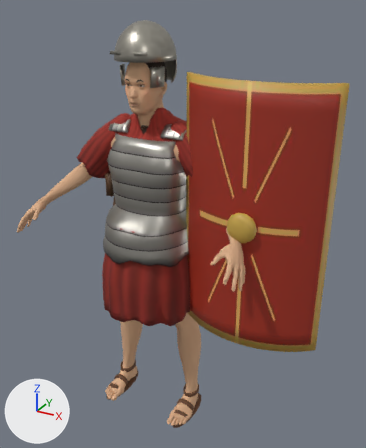
One commit to the glTF model modelos/personaje_legionario_alta.glb: the scene before it, then after it.
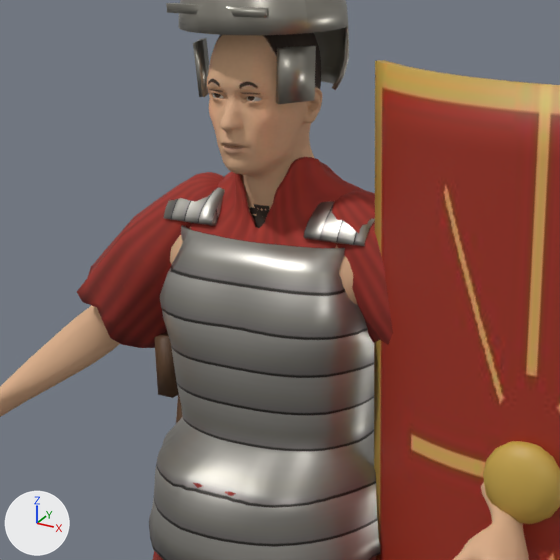
Each version is shown whole from a 50 mm camera at (1.121, -1.745, 1.87) aimed at (0.149, 0.023, 0.987), then close up on the part from 13% to 70% of the width and 11% to 57% of the height. Lighting does not change. The marker at lower left points along +X, +Y and +Z. The first two pictures are the older version. Vertices at exactly the same position are counted once.

Names of what the first close-up shows: 'galea', 'gladius', 'hombrera_hierro', 'hombrera_hierro.001', 'legionario_cabeza', 'legionario_cuerpo', 'lorica', 'manga.008', 'manga.009', 'scutum', 'tunica.002' and 1 more.
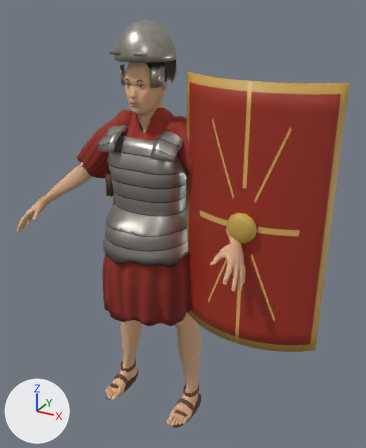
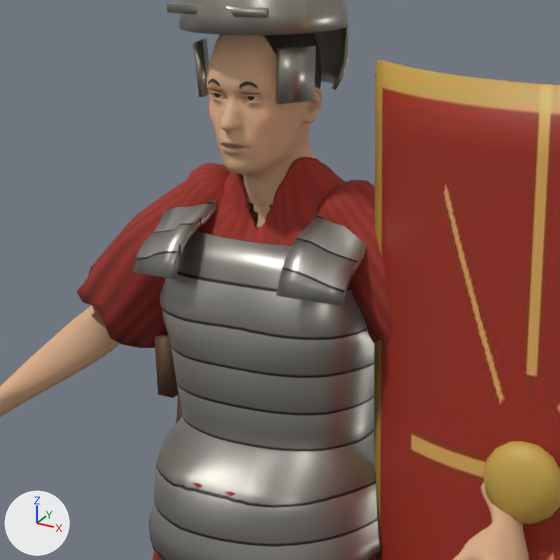
Pixel boxes [x1, y1, x2, y2] of what changed, in the close-ups (560 x 560 px; the box of a moved part takes in the faces that stretch with it):
'manga.009', reshaped
    before: [77, 172, 225, 348]
    after: [77, 163, 251, 348]
'hombrera_hierro', reshaped
    before: [304, 201, 375, 246]
    after: [276, 213, 367, 307]
'manga.008', reshaped
    before: [332, 190, 393, 345]
    after: [316, 179, 393, 345]
'hombrera_hierro.001', reshaped
    before: [163, 187, 225, 226]
    after: [133, 200, 258, 280]
part 3 of me_legionario_cabeza, cut back
    before: [207, 48, 321, 228]
    after: [207, 48, 321, 206]
part 4 of me_legionario_cuerpo, deleted (mostly hidden)
    before: [93, 157, 357, 328]
part 5 of me_manga_008, moved or reshaped
    before: [332, 190, 375, 223]
    after: [316, 179, 375, 226]
part 6 of me_manga_009, moved or reshaped
    before: [182, 172, 225, 202]
    after: [182, 163, 251, 211]

Patch to the scene script:
```diff
--- a/modelos/personaje_legionario_alta.glb.py
+++ b/modelos/personaje_legionario_alta.glb.py
@@ me_hombrera_hierro @@
-me_hombrera_hierro.from_pydata(...)  # 150 vertices, 296 faces; spans x 0.0805..0.187, y -0.0441..0.0576, z 1.3669..1.4254
+me_hombrera_hierro.from_pydata(...)  # 150 vertices, 296 faces; spans x 0.0879..0.1917, y -0.1389..0.1526, z 1.2985..1.4225
+# me_hombrera_hierro part 1: 150 of 150 vertices moved; they spanned x 0.0805..0.187, y -0.0441..0.0576, z 1.3669..1.4254 and now span x 0.0879..0.1917, y -0.1389..0.1526, z 1.2985..1.4225; mean shift (0.0064, 0.0003, -0.0302)
 me_hombrera_hierro.materials.append(mat_lorica)
@@ me_hombrera_hierro_001 @@
-me_hombrera_hierro_001.from_pydata(...)  # 150 vertices, 296 faces; spans x -0.187..-0.0805, y -0.0441..0.0576, z 1.3669..1.4254
+me_hombrera_hierro_001.from_pydata(...)  # 150 vertices, 296 faces; spans x -0.1917..-0.0879, y -0.1389..0.1526, z 1.2985..1.4225
+# me_hombrera_hierro_001 part 2: 150 of 150 vertices moved; they spanned x -0.187..-0.0805, y -0.0441..0.0576, z 1.3669..1.4254 and now span x -0.1917..-0.0879, y -0.1389..0.1526, z 1.2985..1.4225; mean shift (-0.0064, 0.0003, -0.0302)
 me_hombrera_hierro_001.materials.append(mat_lorica)
@@ me_legionario_cabeza @@
-me_legionario_cabeza.from_pydata(...)  # 11191 vertices, 22256 faces; spans x -0.229..0.229, y -0.118..0.123, z 1.359..1.682
+me_legionario_cabeza.from_pydata(...)  # 10804 vertices, 21494 faces; spans x -0.16..0.16, y -0.118..0.098, z 1.406..1.682
+# me_legionario_cabeza part 3: 21 vertices moved within x -0.077..0.081, y -0.116..0.01, z 1.507..1.597; 694 vertices removed from x -0.229..0.229, y -0.115..0.123, z 1.359..1.635; 306 vertices added at x -0.082..0.095, y -0.117..0.086, z 1.408..1.637
+# other edits to the shape of me_legionario_cabeza do not show in these pictures
 me_legionario_cabeza.materials.append(mat_legionario_cara)
@@ me_legionario_cuerpo @@
-me_legionario_cuerpo.from_pydata(...)  # 8609 vertices, 16796 faces; spans x -0.544..0.544, y -0.312..0.143, z 0.0..1.497
+me_legionario_cuerpo.from_pydata(...)  # 7743 vertices, 15178 faces; spans x -0.544..0.544, y -0.312..0.143, z 0.0..1.497
+# me_legionario_cuerpo part 4: 866 vertices removed from x -0.353..0.353, y -0.077..0.134, z 1.157..1.49
 me_legionario_cuerpo.materials.append(mat_legionario_piel)
@@ me_manga_008 @@
-me_manga_008.from_pydata(...)  # 838 vertices, 1672 faces; spans x 0.081..0.381, y -0.061..0.118, z 1.123..1.435
+me_manga_008.from_pydata(...)  # 838 vertices, 1672 faces; spans x 0.067..0.381, y -0.061..0.118, z 1.123..1.449
+# me_manga_008 part 5: 198 of 838 vertices moved; they spanned x 0.081..0.169, y -0.019..0.081, z 1.352..1.435 and now span x 0.067..0.168, y -0.025..0.085, z 1.353..1.449; mean shift (-0.007, 0.0, 0.008); largest move (0.108, 0.033, 1.419) -> (0.101, 0.036, 1.434)
 me_manga_008.materials.append(mat_tunica_roja)
@@ me_manga_009 @@
-me_manga_009.from_pydata(...)  # 838 vertices, 1672 faces; spans x -0.381..-0.081, y -0.058..0.121, z 1.123..1.435
+me_manga_009.from_pydata(...)  # 838 vertices, 1672 faces; spans x -0.381..-0.067, y -0.058..0.121, z 1.123..1.449
+# me_manga_009 part 6: 198 of 838 vertices moved; they spanned x -0.169..-0.081, y -0.02..0.079, z 1.352..1.435 and now span x -0.168..-0.067, y -0.025..0.085, z 1.353..1.449; mean shift (0.007, 0.0, 0.008); largest move (-0.105, 0.036, 1.417) -> (-0.095, 0.042, 1.429)
 me_manga_009.materials.append(mat_tunica_roja)
```
